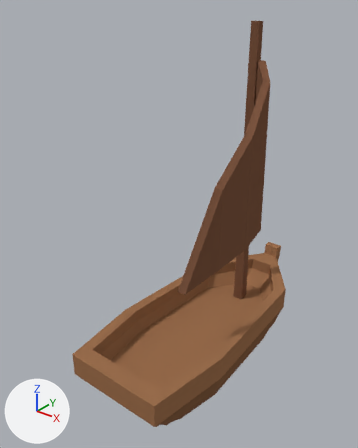
Two versions of the Blender file Models/Blend/Misc/BoatIcon.blend, one commit apart.
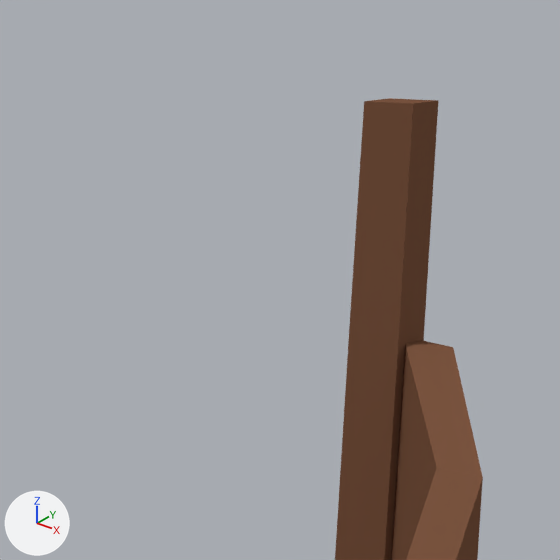
Each version is shown whole from a camera (50 mm lens) standing at (2.537, -3.553, 2.819) and looking at (-0.242, -0.079, 0.665), then close up on the part from 54% to 79% of the width and 1% to 21% of the height. Lighting does not change. The marker at lower left points along +X, +Y and +Z.

The first close-up shows 'Boat'.
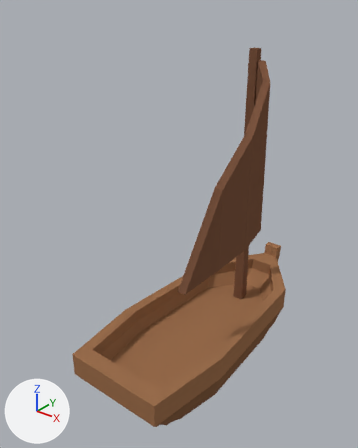
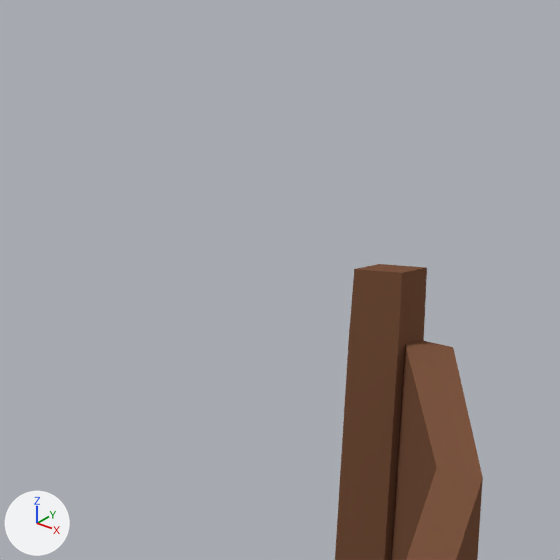
The newer file is also rescaled (x0.58), turned or shifted as a whole; pictures and numbers use the older file's frame.

Changed parts and their boxes (x1, y1, x2, y2) in the close-ups (560 x 560 px; the box of a moved part takes in the faces that stretch with it):
'Boat', reshaped
    before: (335, 98, 483, 560)
    after: (335, 264, 483, 560)
part 1 of me_cube_000, moved or reshaped
    before: (349, 98, 438, 345)
    after: (349, 264, 427, 345)

The change in detail:
me_cube_000 has 142 vertices, 140 faces and spans x -0.16..0.179, y -0.373..0.296, z -0.204..0.566.
me_cube_000 is used by ob_boat; location (0.0, 0.0, 0.0); rotation (0.0, 0.0, -3.142), in degrees (0, 0, -180); scale (3.67, 4.42, 4.42).
Before the commit, vertices of me_cube_000: 19 (0.0, -0.201, 0.566) at pixel (438, 100), 21 (-0.001, -0.183, 0.566) at pixel (413, 103), 23 (0.023, -0.2, 0.566) at pixel (389, 98), 25 (0.021, -0.181, 0.566) at pixel (364, 101).
Part 1, on me_cube_000:
Vertices 19, 21, 23, 25 of me_cube_000 move by (0.0, 0.0, -0.055).
